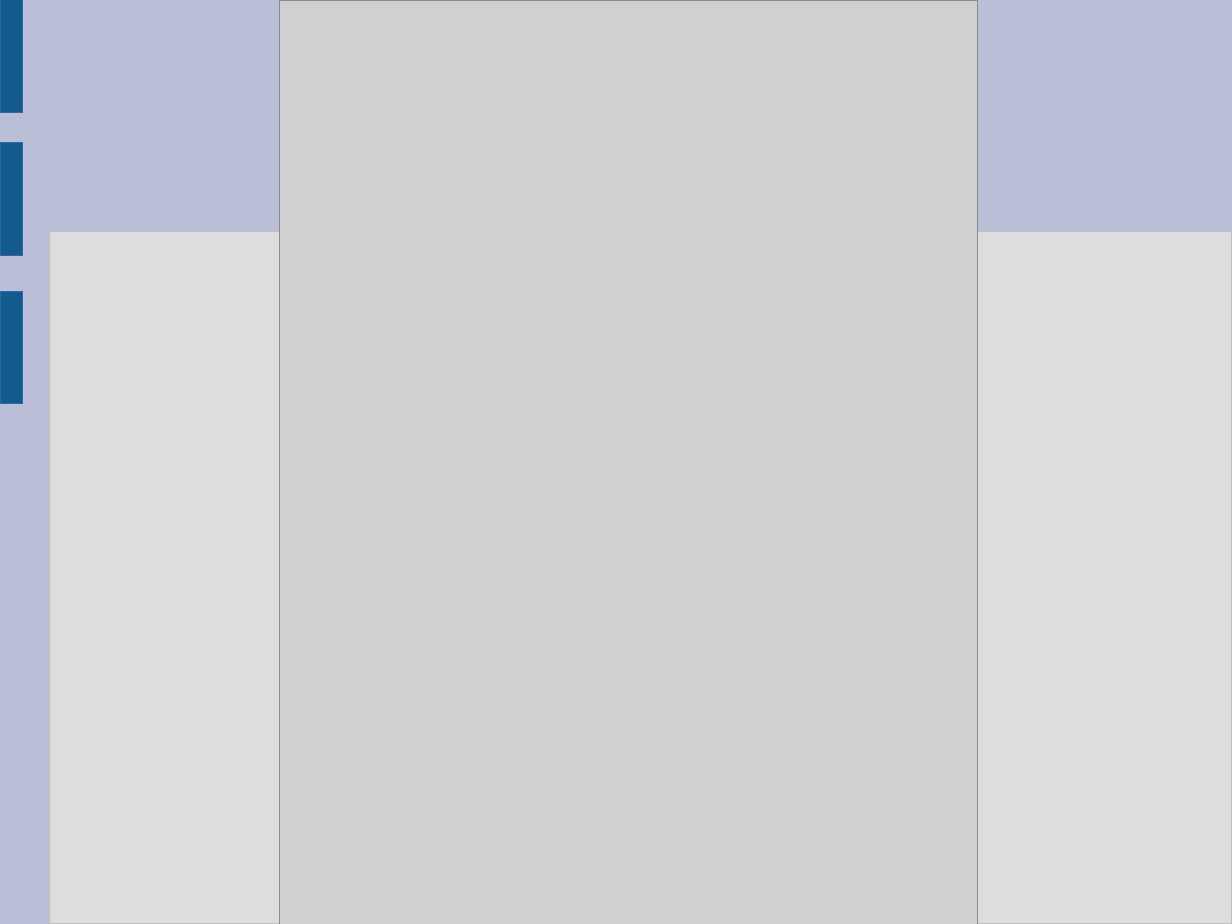
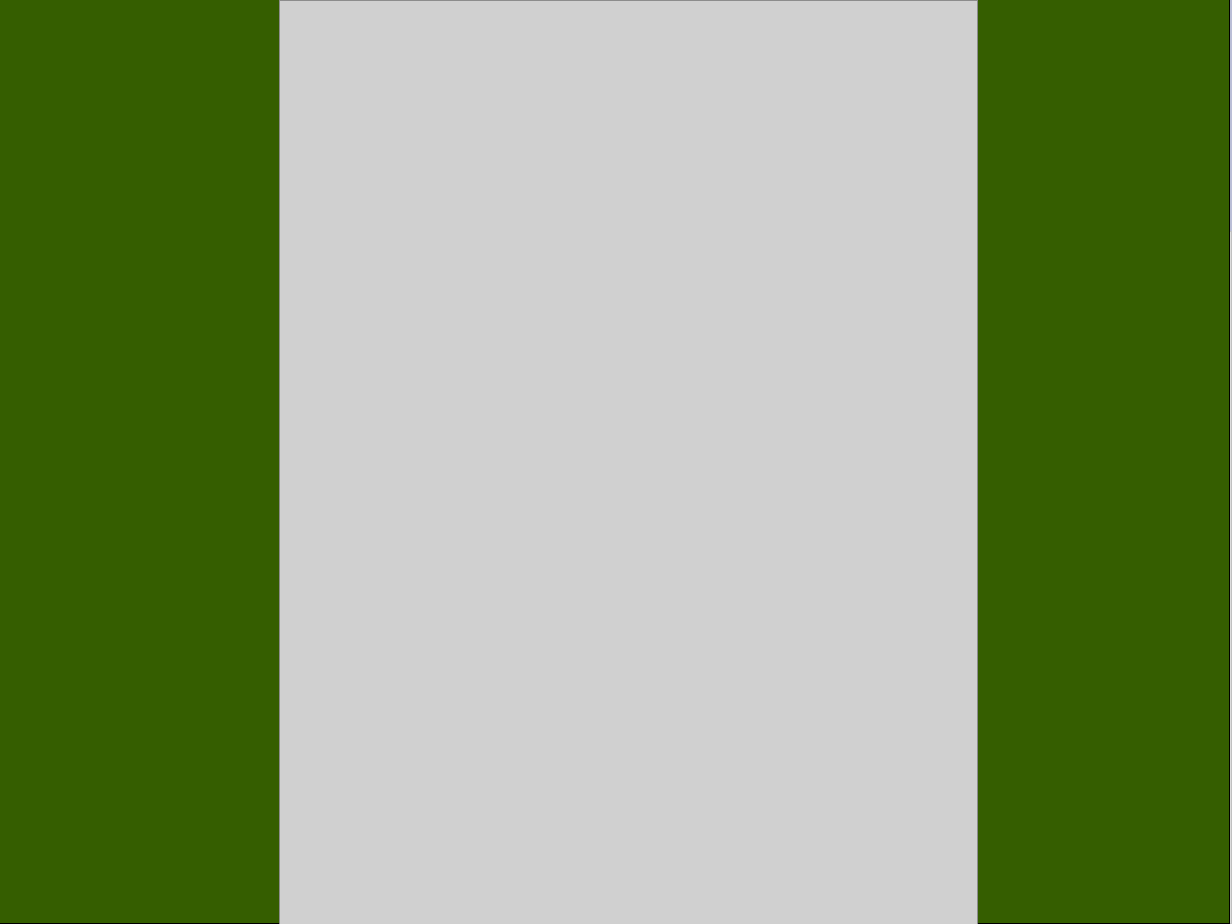
Before and after one commit to ratt-ru/meqtrees-timba, a slide deck: slide 2 of doc/Courses/Workshop2006-Presentations/WorkingWithMSs.odp. Drawn at 1232x924 pixels with LibreOffice and Linux fonts; fonts in the diff are those of the drawing; grey boxes stand for pictures. Boxes give left, top, right and bottom in pixels: in the first picture for what was removed or moved away, otherwise in the second. Text is boxed around its words. In the diff, an @@ line names an element or a change of style, - is before the commit and + after.

```diff
--- a/doc/Courses/Workshop2006-Presentations/WorkingWithMSs.odp
+++ b/doc/Courses/Workshop2006-Presentations/WorkingWithMSs.odp
@@ rectangle added at <box>0,0,1230,924</box>, fill #355E00, outline #000000 0 pt @@
@@ rectangle removed at <box>0,143,22,255</box> @@
@@ rectangle removed at <box>0,291,22,402</box> @@
```
Also in this commit, not shown: 3 other slides changed, 1 other file.
